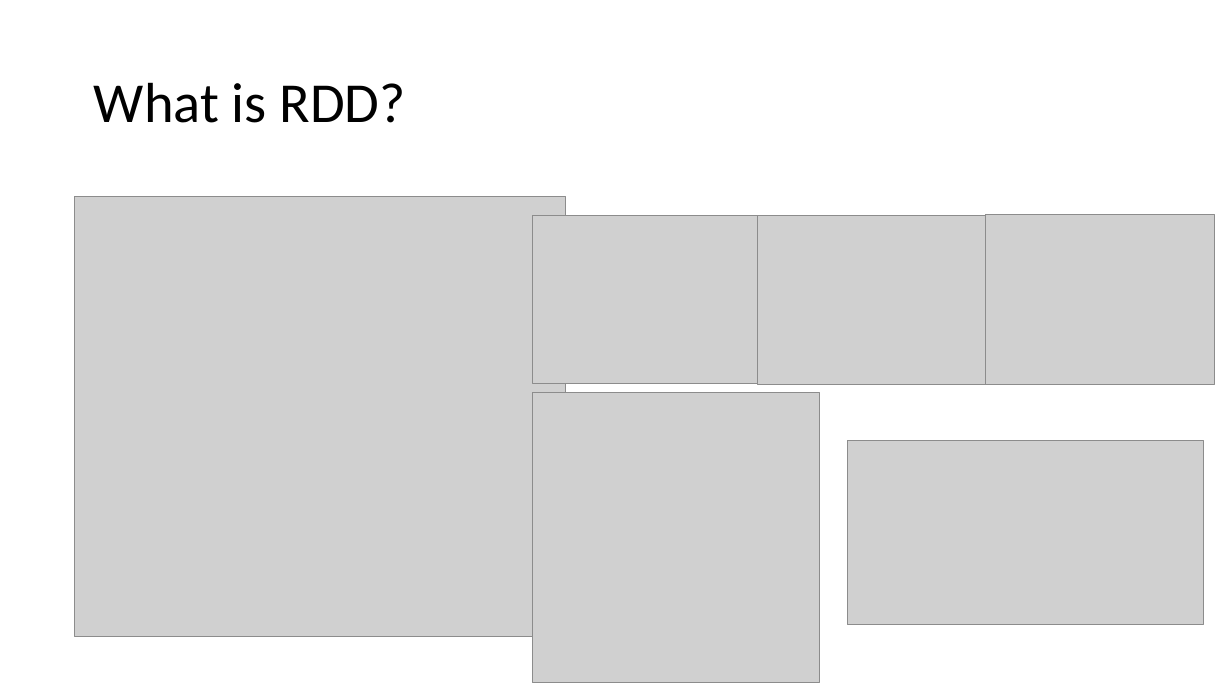
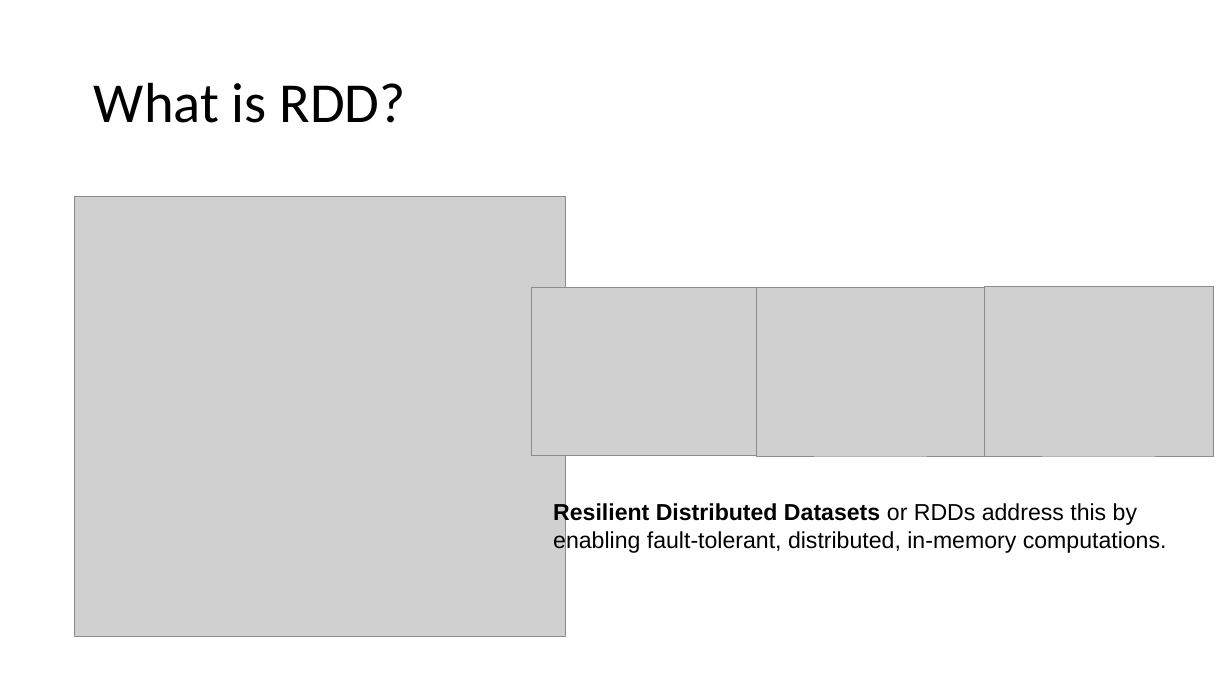
Before and after one commit to Azure-Bootcamp-Troy/GettingStartedMLSparkHDInsight, a slide deck: slide 10 of Getting Started with ML with Spark on HDInsight.pptx. Drawn at 1232x693 pixels with LibreOffice and Linux fonts; fonts in the diff are those of the drawing; grey boxes stand for pictures. Boxes give left, top, right and bottom in pixels: in the first picture for what was removed or moved away, otherwise in the second. Text is boxed around its words. In the diff, an @@ line names an element or a change of style, - is before the commit and + after.

```diff
--- a/Getting Started with ML with Spark on HDInsight.pptx
+++ b/Getting Started with ML with Spark on HDInsight.pptx
@@ 3 pictures: place and size @@
-3 pictures at bbox=[532, 215, 1214, 384]
+3 pictures at bbox=[531, 287, 1214, 457]
@@ picture removed at bbox=[532, 393, 820, 683] @@
@@ picture removed at bbox=[848, 440, 1203, 625] @@
@@ text added at bbox=[553, 502, 1167, 554], 18 pt, text #000000 @@
+Resilient Distributed Datasets or RDDs address this by enabling fault-tolerant, distributed, in-memory computations.
```
Also in this commit, not shown: 9 other slides changed, 5 slides added, 1 other file.
